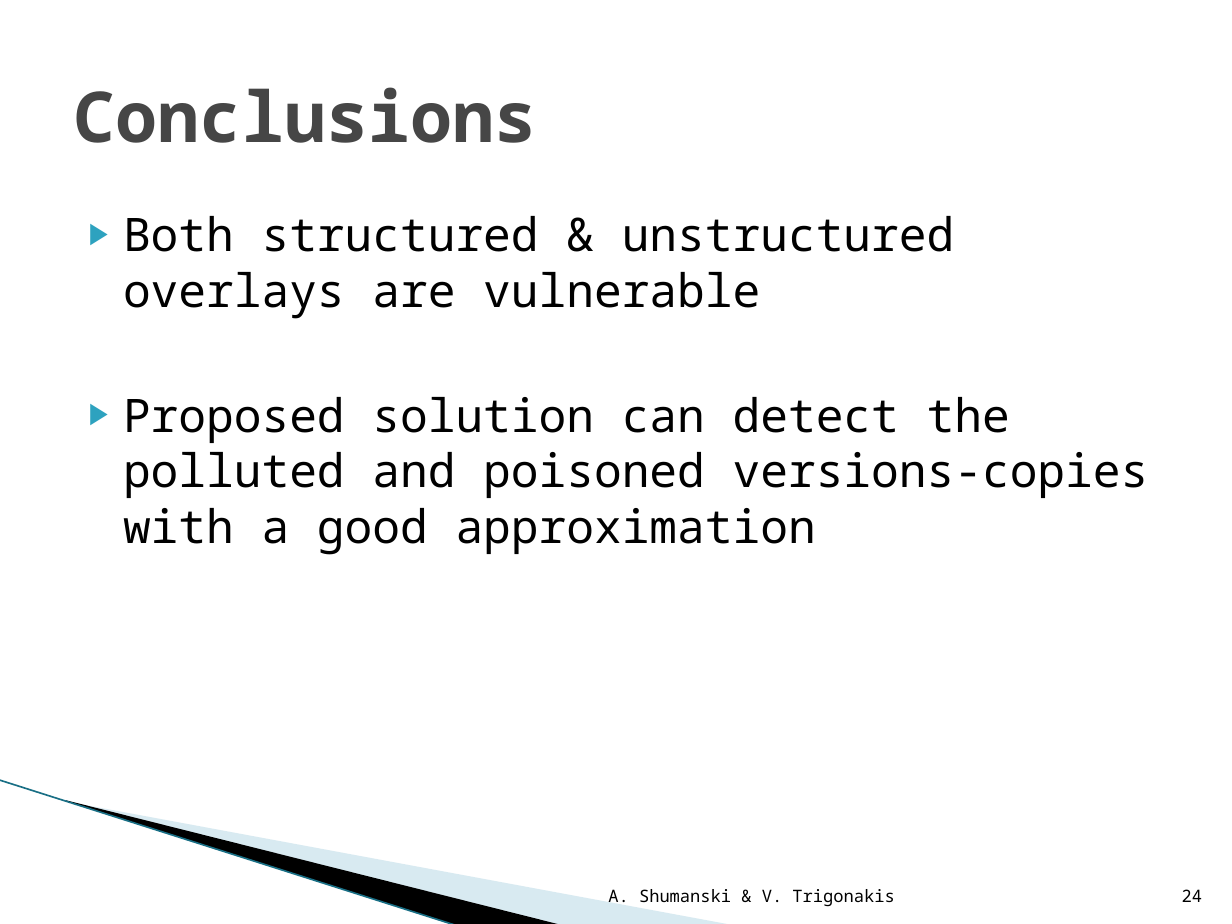
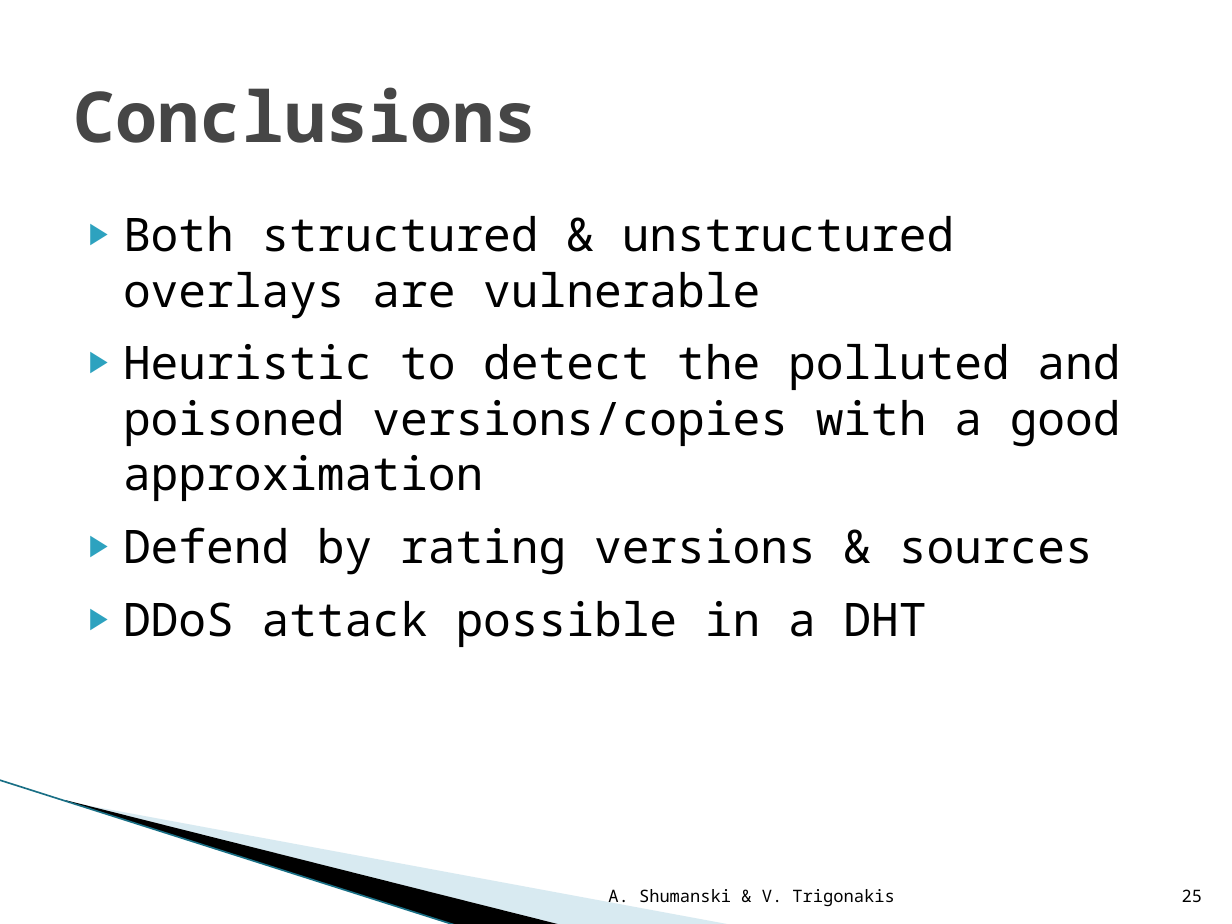
Before and after one commit to WinLAFS/kthsedsav, a slide deck: slide 25 of P2P/labs/documents/presentation/The Index Poisoning Attack in P2P File Sharing.pptx (slide 24 before the commit). Drawn at 1232x924 pixels with LibreOffice and Linux fonts; fonts in the diff are those of the drawing; background and template pictures are left out. Boxes give left, top, right and bottom in pixels: in the first picture for what was removed or moved away, otherwise in the second. Text is boxed around its words. In the diff, an @@ line names an element or a change of style, - is before the commit and + after.

```diff
--- a/P2P/labs/documents/presentation/The Index Poisoning Attack in P2P File Sharing.pptx
+++ b/P2P/labs/documents/presentation/The Index Poisoning Attack in P2P File Sharing.pptx
@@ text at (x1=123, y1=344, x2=1121, y2=647): text changed @@
-▶ Proposed solution can detect the polluted and poisoned versions-copies with a good approximation
+▶ Heuristic to detect the polluted and poisoned versions/copies with a good approximation
+▶ Defend by rating versions & sources
+▶ DDoS attack possible in a DHT
@@ page number at (x1=1182, y1=889, x2=1202, y2=902): text changed @@
-24
+25
```
Also in this commit, not shown: 17 other slides changed, 1 slide added, 2 other files.
